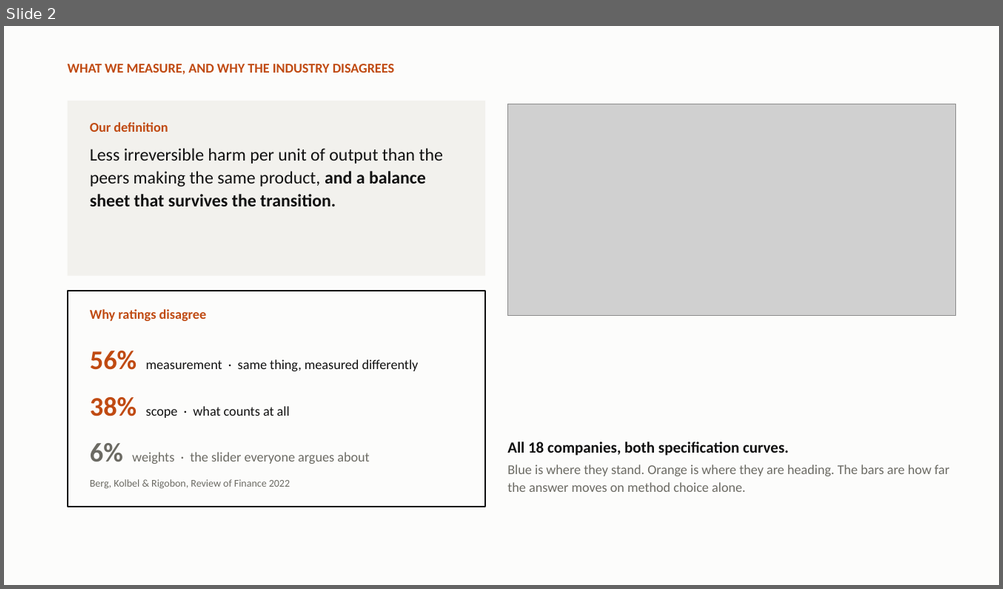
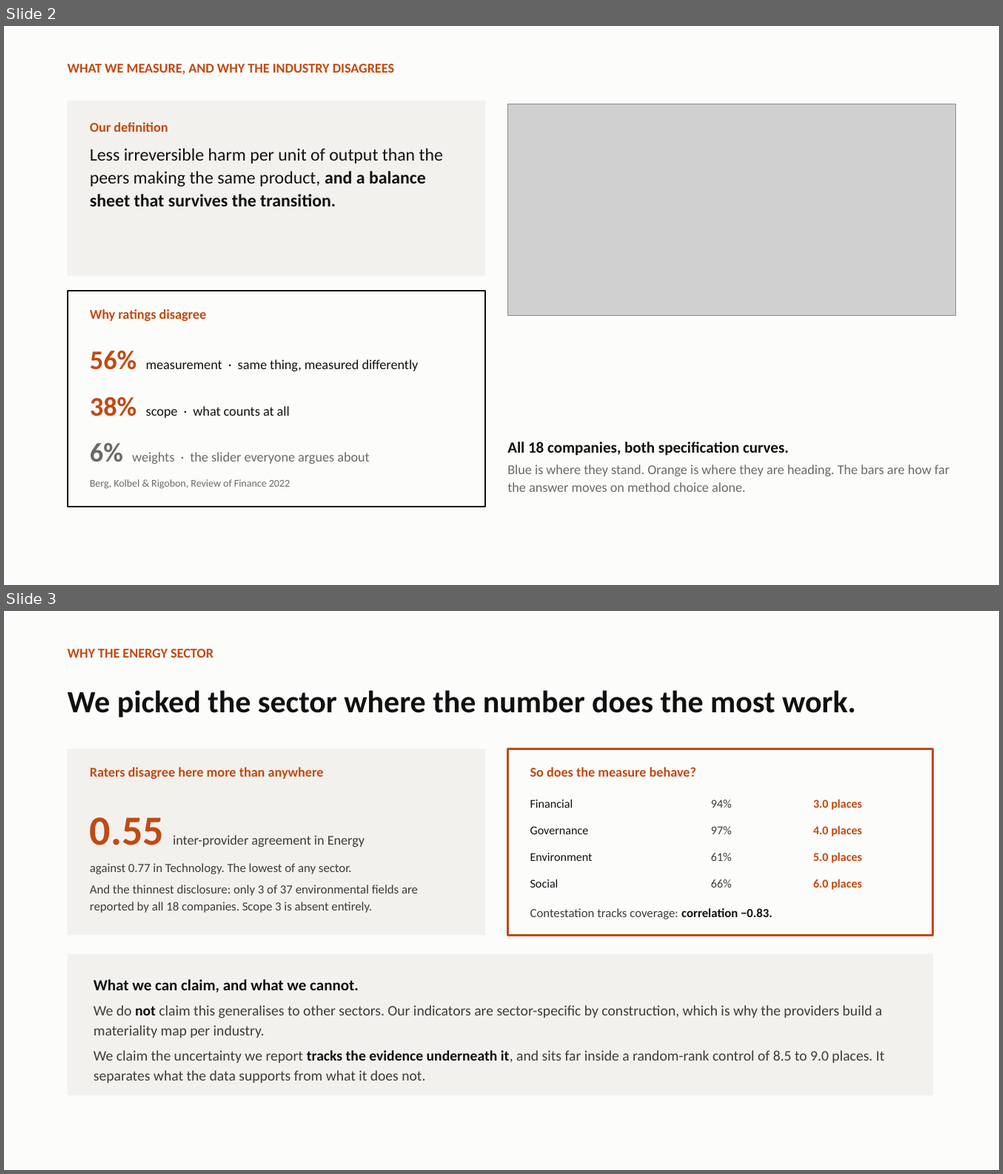
Before and after one commit to K14-coder/ETHack-Challenge-Accepted, a slide deck: CONTESTED_pitch.pptx. Shown one above the other, each under a label of ours: slide 2 before the commit, slides 2 and 3 after it. The pictures are 1003x589 and 1003x1174 pixels, drawn with LibreOffice and Linux fonts; fonts in the diff are those of the drawing; grey boxes stand for pictures. Boxes give left, top, right and bottom in pixels: in the first picture for what was removed or moved away, otherwise in the second. Text is boxed around its words. In the diff, an @@ line names an element or a change of style, - is before the commit and + after.

```diff
--- a/CONTESTED_pitch.pptx
+++ b/CONTESTED_pitch.pptx
@@ slide 3 added at (4,611,999,1170), background #FFFFFF @@
@@ rectangle added at (4,611,999,1170), fill #FCFCFB @@
@@ text added at (68,649,213,658), 13 pt, text #C04A12, bold @@
+WHY THE ENERGY SECTOR
@@ text added at (68,690,856,718), 30 pt, text #101010, bold @@
+We picked the sector where the number does the most work.
@@ rectangle added at (68,749,485,936), fill #F2F1ED @@
@@ rectangle added at (508,749,933,936), outline #C04A12 2 pt @@
@@ text added at (90,767,324,779), 13 pt, text #C04A12, bold @@
+Raters disagree here more than anywhere
@@ text added at (530,767,696,777), 13 pt, text #C04A12, bold @@
+So does the measure behave?
@@ text added at (530,799,573,808), 11.5 pt, text #101010 @@
+Financial
@@ text added at (711,800,731,808), 11.5 pt, text #3D3C38 @@
+94%
@@ text added at (813,799,862,810), 11.5 pt, text #C04A12, bold @@
+3.0 places
@@ text added at (90,817,418,913), 12 pt, text #3D3C38 @@
+0.55 inter-provider agreement in Energy
+against 0.77 in Technology. The lowest of any sector.
+And the thinnest disclosure: only 3 of 37 environmental fields are reported by all 18 companies. Scope 3 is absent entirely.
@@ text added at (530,826,589,834), 11.5 pt, text #101010 @@
+Governance
@@ text added at (711,826,731,834), 11.5 pt, text #3D3C38 @@
+97%
@@ text added at (813,826,862,837), 11.5 pt, text #C04A12, bold @@
+4.0 places
@@ text added at (530,853,592,861), 11.5 pt, text #101010 @@
+Environment
@@ text added at (711,853,731,861), 11.5 pt, text #3D3C38 @@
+61%
@@ text added at (813,852,862,863), 11.5 pt, text #C04A12, bold @@
+5.0 places
@@ text added at (530,879,558,888), 11.5 pt, text #101010 @@
+Social
@@ text added at (711,880,731,888), 11.5 pt, text #3D3C38 @@
+66%
@@ text added at (813,879,862,890), 11.5 pt, text #C04A12, bold @@
+6.0 places
@@ text added at (530,908,772,920), 12 pt, text #3D3C38 @@
+Contestation tracks coverage: correlation −0.83.
@@ rectangle added at (68,954,933,1096), fill #F2F1ED @@
@@ text added at (94,980,884,1083), 14 pt, text #3D3C38 @@
+What we can claim, and what we cannot.
+We do not claim this generalises to other sectors. Our indicators are sector-specific by construction, which is why the providers build a materiality map per industry.
+We claim the uncertainty we report tracks the evidence underneath it, and sits far inside a random-rank control of 8.5 to 9.0 places. It separates what the data supports from what it does not.
```
Also in this commit, not shown: 1 slide removed, 5 other files.
